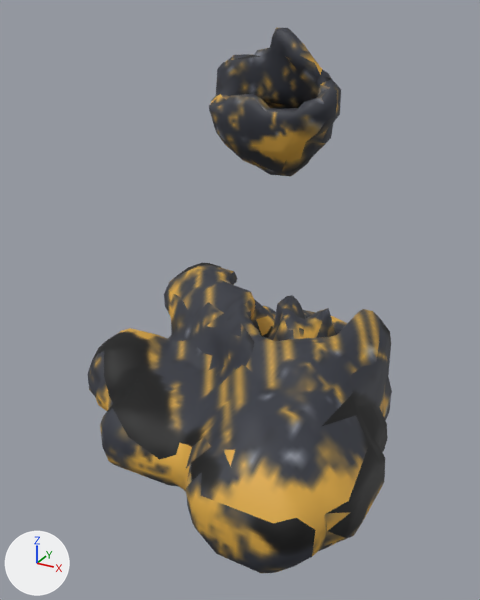
Two versions of the glTF model www/proto3d/models/beth/equipment/fitted/orin/orin_plate_legendary_boot_L.glb, one commit apart.
Rendered twice from a 50 mm lens placed at (0.578, -1.058, 0.571), pointed at (0.176, -0.326, 0.205). Arrows for +X, +Y and +Z are at lower left; the lights stay in place. The picture after the commit comes second. Vertices at exactly the same position are counted once.

The first picture shows 'orin_plate_legendary_boot_L'.
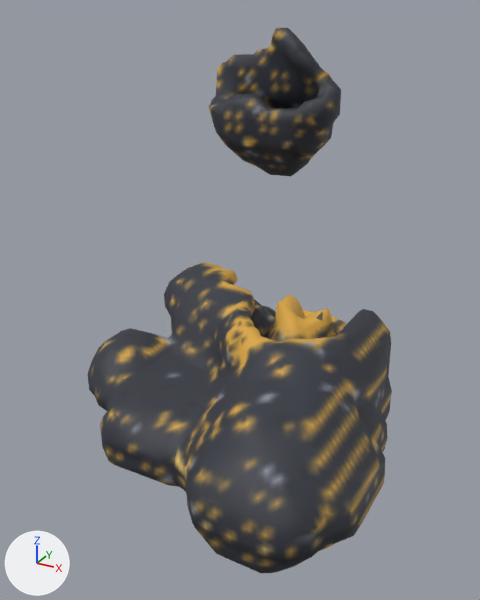
Edits to the scene script, one JSON object a line:
```json
{"block": "me_orin_plate_legendary_boot_l_hi_001", "where": "# used by ob_orin_plate_legendary_boot_l; location = (0.0, 0.0, 0.0)"}
{"op": "remove", "block": "me_orin_plate_legendary_boot_l_hi_001", "code": "me_orin_plate_legendary_boot_l_hi_001.from_pydata(...)  # 1996 vertices, 4000 faces; spans x -0.04..0.42, y -0.6..0.01, z -0.04..0.544"}
{"op": "add", "block": "me_orin_plate_legendary_boot_l_hi_001", "code": "me_orin_plate_legendary_boot_l_hi_001.from_pydata(...)  # 2011 vertices, 4030 faces; spans x -0.04..0.42, y -0.6..0.01, z -0.04..0.544"}
{"block": "me_orin_plate_legendary_boot_l_hi_001", "change": "me_orin_plate_legendary_boot_l_hi_001 part 1"}
{"block": "me_orin_plate_legendary_boot_l_hi_001", "change": "11 vertices are removed from x 0.049..0.38, y -0.473..-0.284, z 0.004..0.197"}
{"block": "me_orin_plate_legendary_boot_l_hi_001", "change": "74 faces are deleted"}
{"block": "me_orin_plate_legendary_boot_l_hi_001", "change": "22 vertices are added at x 0.042..0.38, y -0.475..-0.268, z 0.004..0.198"}
{"block": "me_orin_plate_legendary_boot_l_hi_001", "change": "96 new faces join them"}
{"block": "me_orin_plate_legendary_boot_l_hi_001", "change": "me_orin_plate_legendary_boot_l_hi_001 part 2"}
{"block": "me_orin_plate_legendary_boot_l_hi_001", "change": "2 vertices are removed from x 0.035..0.114, y -0.1..-0.033, z 0.347..0.444"}
{"block": "me_orin_plate_legendary_boot_l_hi_001", "change": "15 faces are deleted"}
{"block": "me_orin_plate_legendary_boot_l_hi_001", "change": "4 vertices are added at (0.033, -0.101, 0.442), (0.039, -0.095, 0.445), (0.112, -0.038, 0.347), (0.112, -0.028, 0.351)"}
{"block": "me_orin_plate_legendary_boot_l_hi_001", "change": "19 new faces join them"}
{"block": "me_orin_plate_legendary_boot_l_hi_001", "change": "me_orin_plate_legendary_boot_l_hi_001 part 3: 3642 kept faces spanning x -0.04..0.42, y -0.6..0.01, z -0.035..0.544 get new texture (UV) coordinates"}
{"block": "me_orin_plate_legendary_boot_l_hi_001", "change": "other edits to the shape of me_orin_plate_legendary_boot_l_hi_001 do not show in these pictures"}
```

What differs and where, as boxes [x1, y1, x2, y2] in the pictures (480 x 600 px; the box of a moved part takes in the faces that stretch with it):
```json
{"part": 1, "of": "me_orin_plate_legendary_boot_l_hi_001", "change": "moved or reshaped", "before": [169, 272, 387, 437], "after": [169, 272, 387, 437]}
{"part": 2, "of": "me_orin_plate_legendary_boot_l_hi_001", "change": "moved or reshaped", "before": [221, 94, 254, 105], "after": [221, 94, 254, 105]}
{"part": 3, "of": "me_orin_plate_legendary_boot_l_hi_001", "change": "surface changed", "before": [89, 28, 392, 573], "after": [89, 28, 392, 573]}
```
